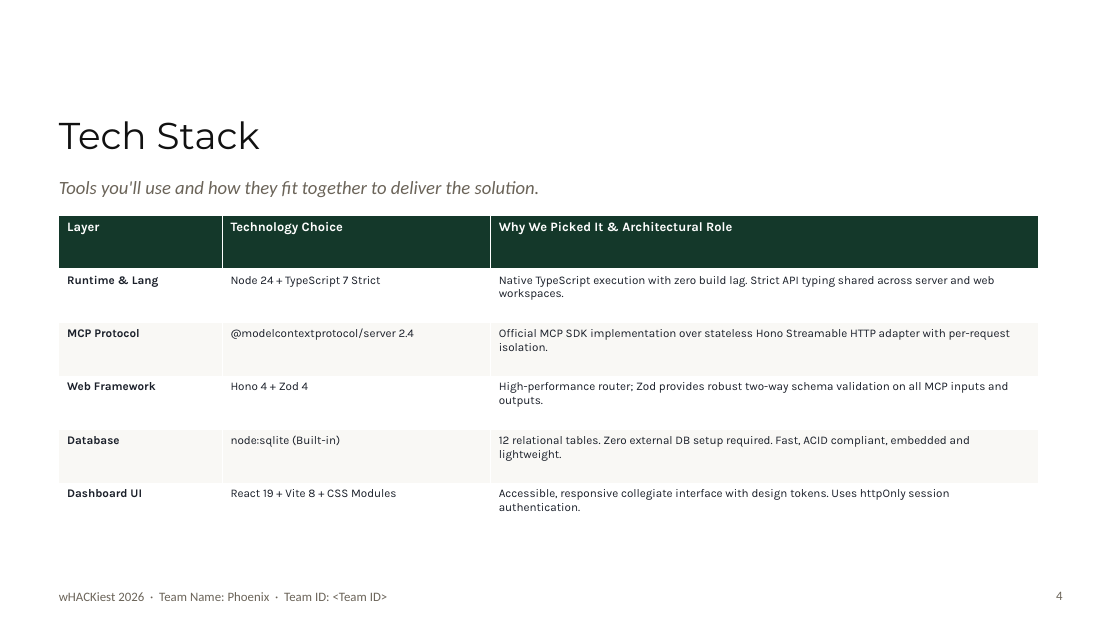
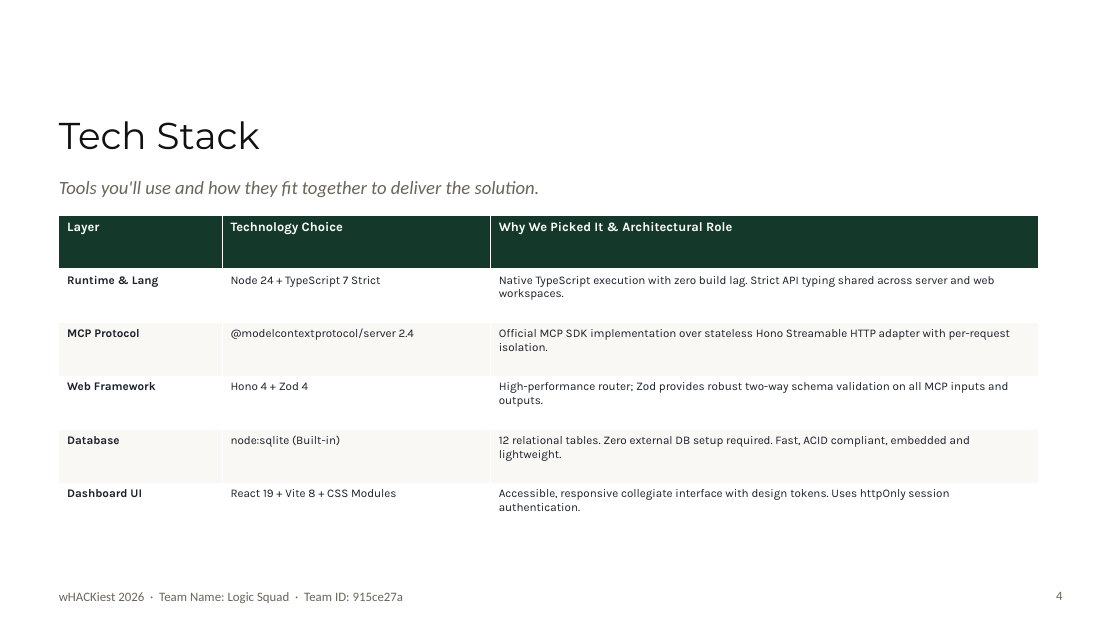
Before and after one commit to gtsanjana3-eng/campusmate-mcp, a slide deck: slide 4 of presentation/wHACKiest_2026_CampusMate_MCP.pptx. Drawn at 1120x630 pixels with LibreOffice and Linux fonts; fonts in the diff are those of the drawing; background and template pictures are left out. Boxes give left, top, right and bottom in pixels: in the first picture for what was removed or moved away, otherwise in the second. Text is boxed around its words. In the diff, an @@ line names an element or a change of style, - is before the commit and + after.

```diff
--- a/presentation/wHACKiest_2026_CampusMate_MCP.pptx
+++ b/presentation/wHACKiest_2026_CampusMate_MCP.pptx
@@ text at (59, 592, 404, 603): text changed @@
-wHACKiest 2026 · Team Name: Phoenix · Team ID: <Team ID>
+wHACKiest 2026 · Team Name: Logic Squad · Team ID: 915ce27a
```
Also in this commit, not shown: 7 other slides changed, 3 other files.
